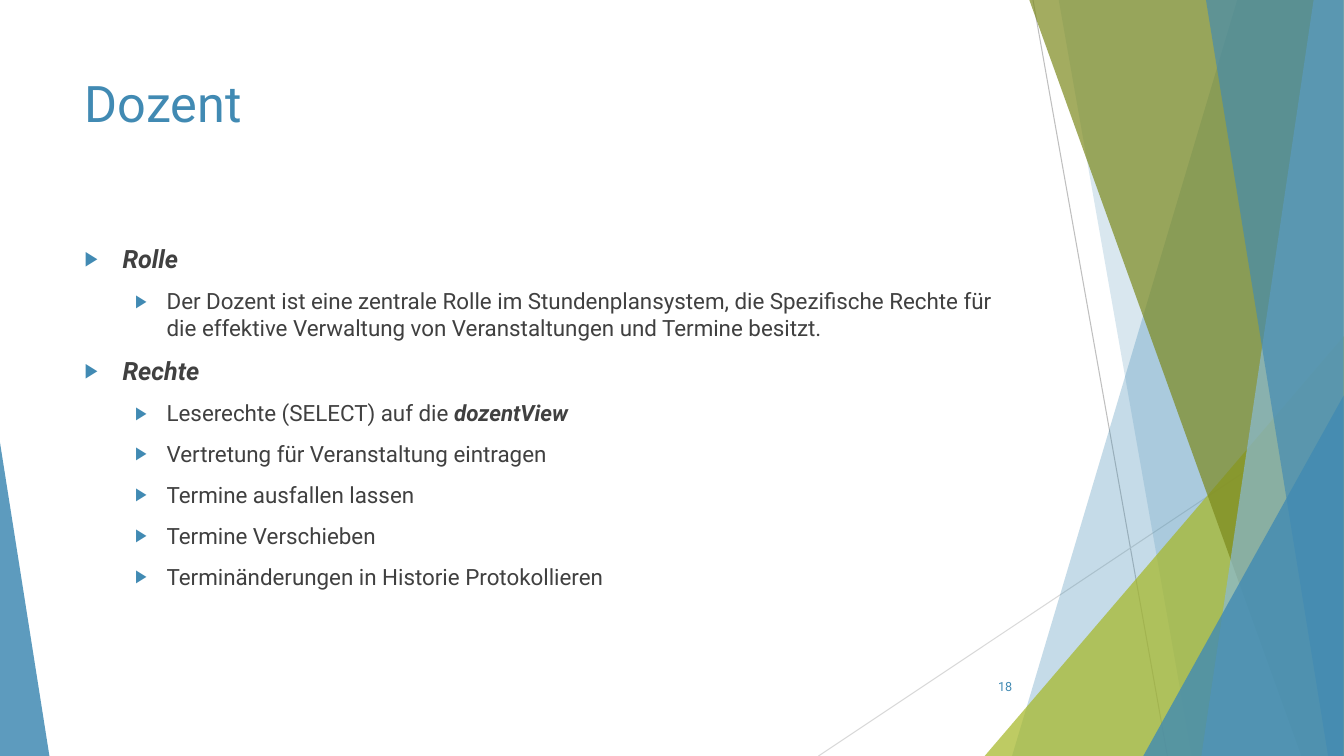
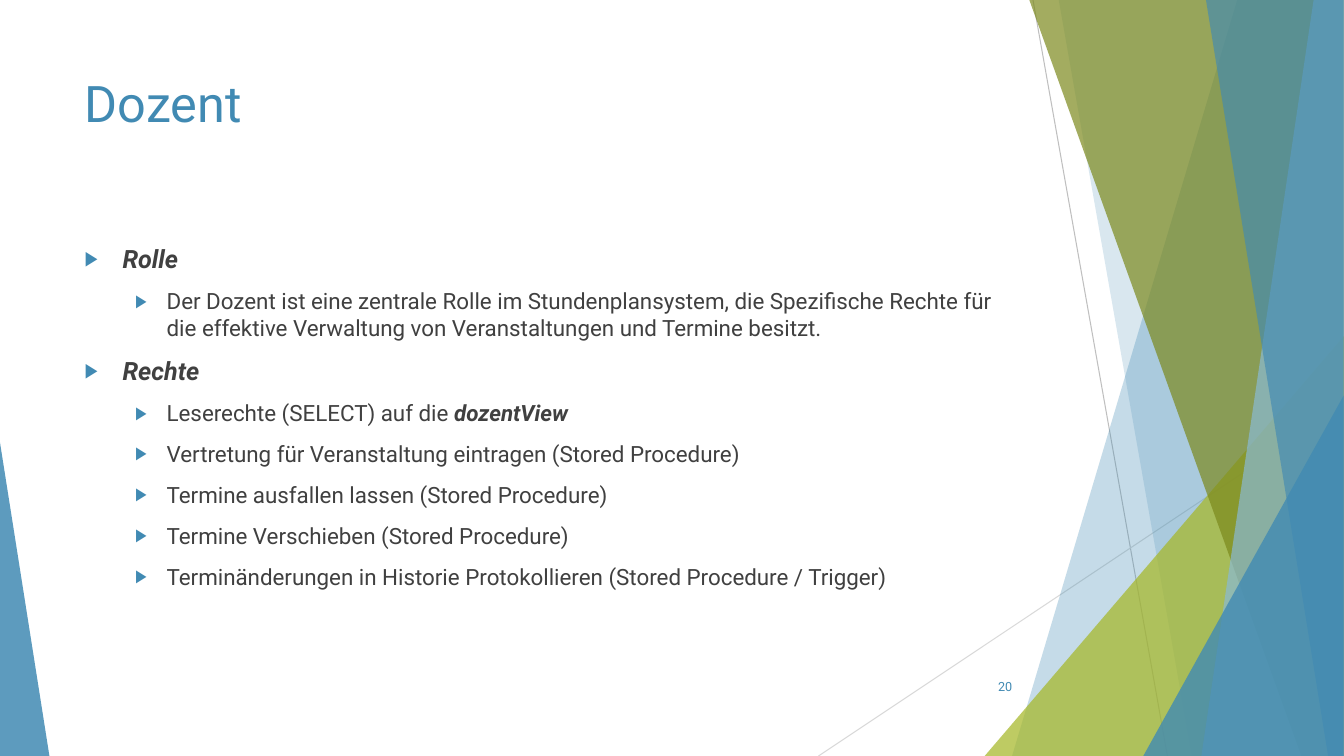
Before and after one commit to ThorbenKonopka/db_WS23_24, a slide deck: slide 20 of Präsentation/Präsentation.pptx (slide 18 before the commit). Drawn at 1344x756 pixels with LibreOffice and Linux fonts; fonts in the diff are those of the drawing. Boxes give left, top, right and bottom in pixels: in the first picture for what was removed or moved away, otherwise in the second. Text is boxed around its words. In the diff, an @@ line names an element or a change of style, - is before the commit and + after.

```diff
--- a/Präsentation/Präsentation.pptx
+++ b/Präsentation/Präsentation.pptx
@@ text at (167, 444, 886, 590): text changed @@
-  ▶ Vertretung für Veranstaltung eintragen
-  ▶ Termine ausfallen lassen
-  ▶ Termine Verschieben
-  ▶ Terminänderungen in Historie Protokollieren
+  ▶ Vertretung für Veranstaltung eintragen (Stored Procedure)
+  ▶ Termine ausfallen lassen (Stored Procedure)
+  ▶ Termine Verschieben (Stored Procedure)
+  ▶ Terminänderungen in Historie Protokollieren (Stored Procedure / Trigger)
@@ page number at (998, 682, 1012, 691): text changed @@
-18
+20
```
Also in this commit, not shown: 23 other slides changed, 5 slides added, 3 slides removed.
